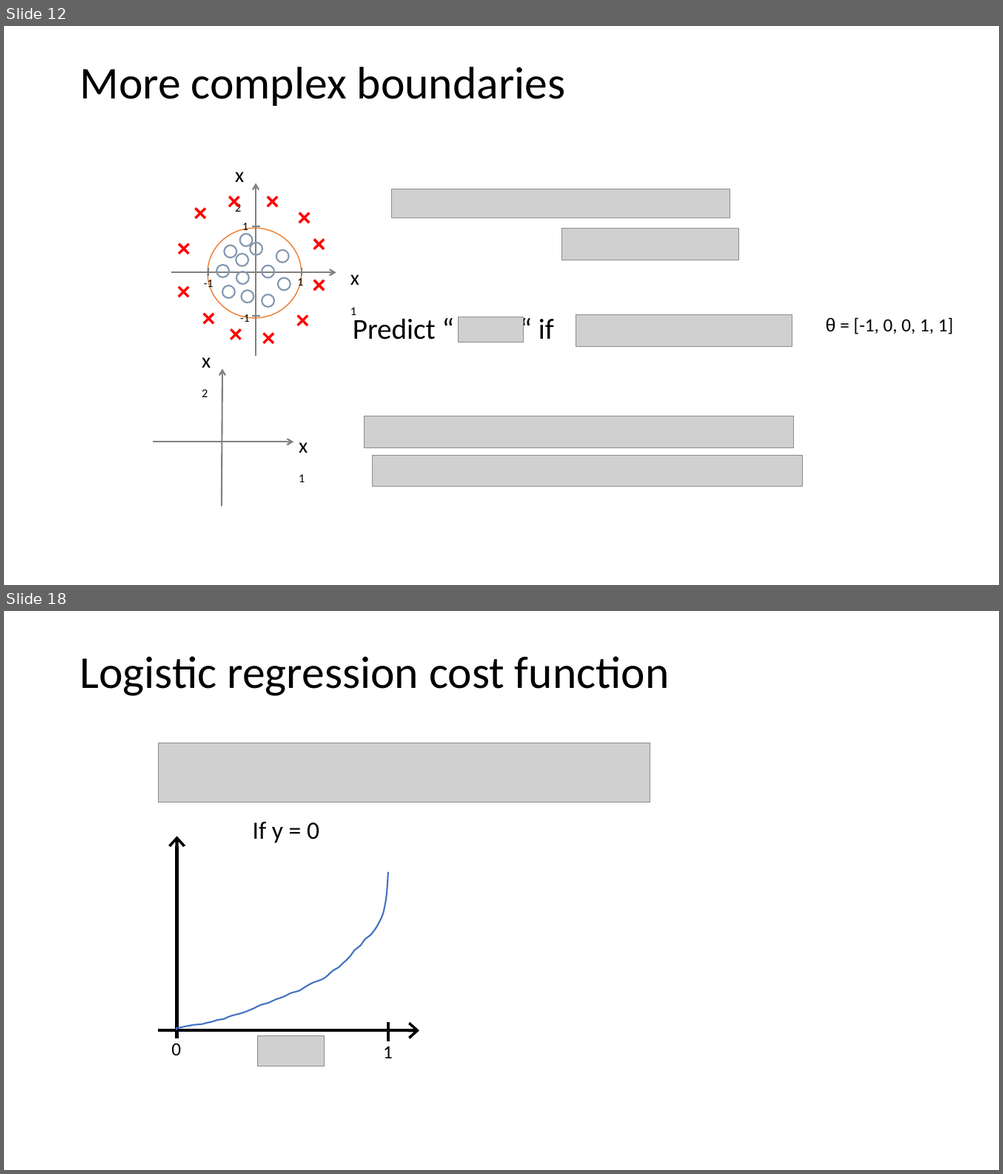
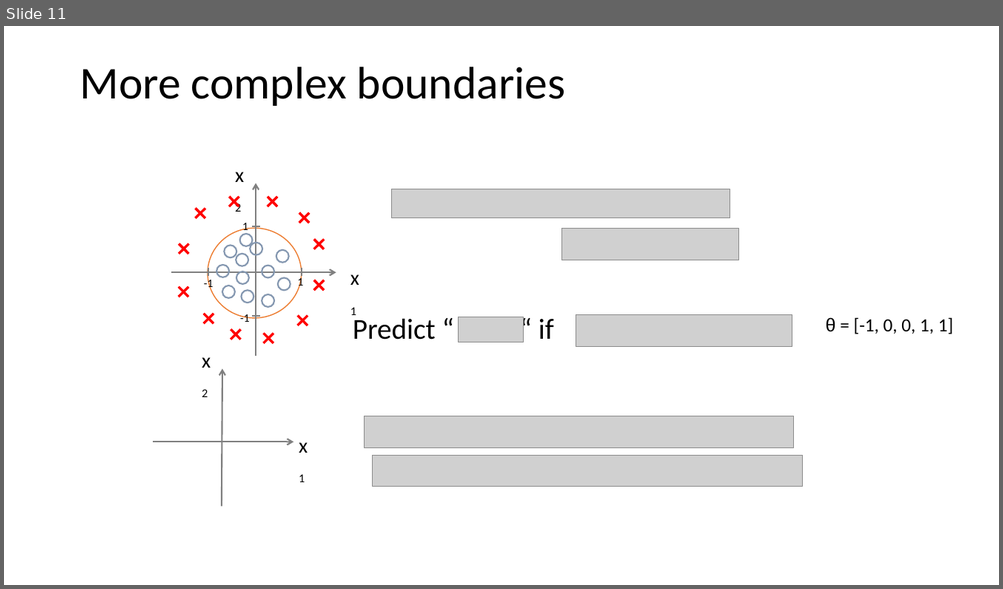
Before and after one commit to ICBI/AIMAHEAD_GU, a slide deck: Courses/ML_Concepts/Module_01_Introduction_to_Classification/Module_01_Introduction_to_Classification_02_LogisticRegression.pptx. Shown one above the other, each under a label of ours: slides 12 and 18 before the commit, slide 11 after it; the slides between them are not shown. The pictures are 1003x1174 and 1003x589 pixels, drawn with LibreOffice and Linux fonts; fonts in the diff are those of the drawing; grey boxes stand for pictures. Boxes give left, top, right and bottom in pixels: in the first picture for what was removed or moved away, otherwise in the second. Text is boxed around its words. In the diff, an @@ line names an element or a change of style, - is before the commit and + after.

```diff
--- a/Courses/ML_Concepts/Module_01_Introduction_to_Classification/Module_01_Introduction_to_Classification_02_LogisticRegression.pptx
+++ b/Courses/ML_Concepts/Module_01_Introduction_to_Classification/Module_01_Introduction_to_Classification_02_LogisticRegression.pptx
@@ slide 18 removed at bbox=[4, 611, 999, 1170], background #FFFFFF @@
@@ title removed at bbox=[79, 656, 669, 696] @@
-Logistic regression cost function
@@ picture removed at bbox=[159, 743, 650, 803] @@
@@ text removed at bbox=[253, 822, 319, 843] @@
-If y = 0
@@ arrow removed from (177, 1039) to (177, 836) @@
@@ freeform shape removed at bbox=[176, 872, 388, 1031] @@
@@ arrow removed from (159, 1031) to (420, 1031) @@
@@ line removed from (388, 1023) to (388, 1042) @@
@@ text removed at bbox=[171, 1043, 181, 1056] @@
-0
@@ picture removed at bbox=[258, 1037, 324, 1066] @@
@@ text removed at bbox=[383, 1046, 392, 1059] @@
-1
@@ what was slide 12 is now slide 11 @@
```
Also in this commit, not shown: 8 other slides removed, 4 other files.
